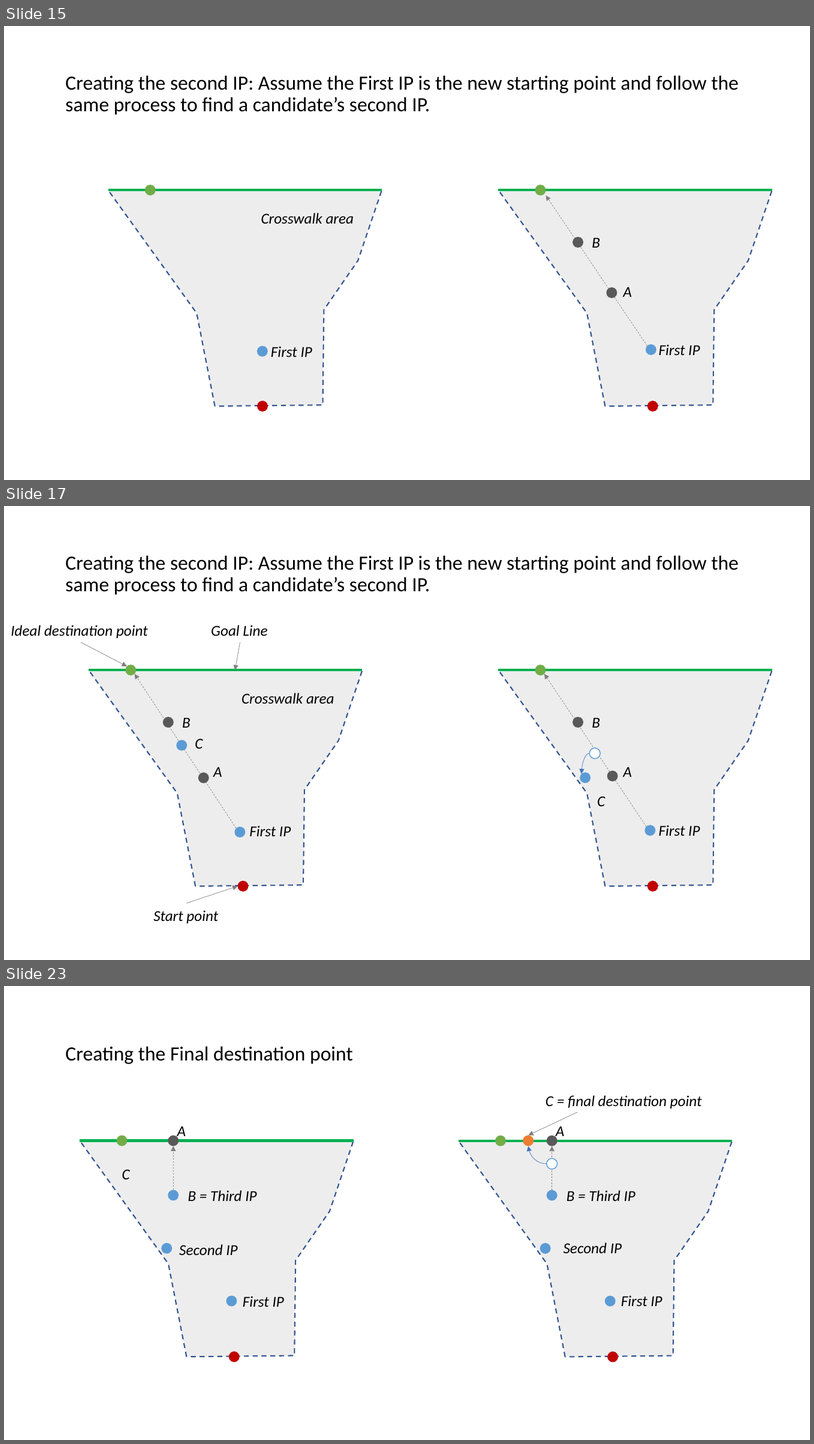
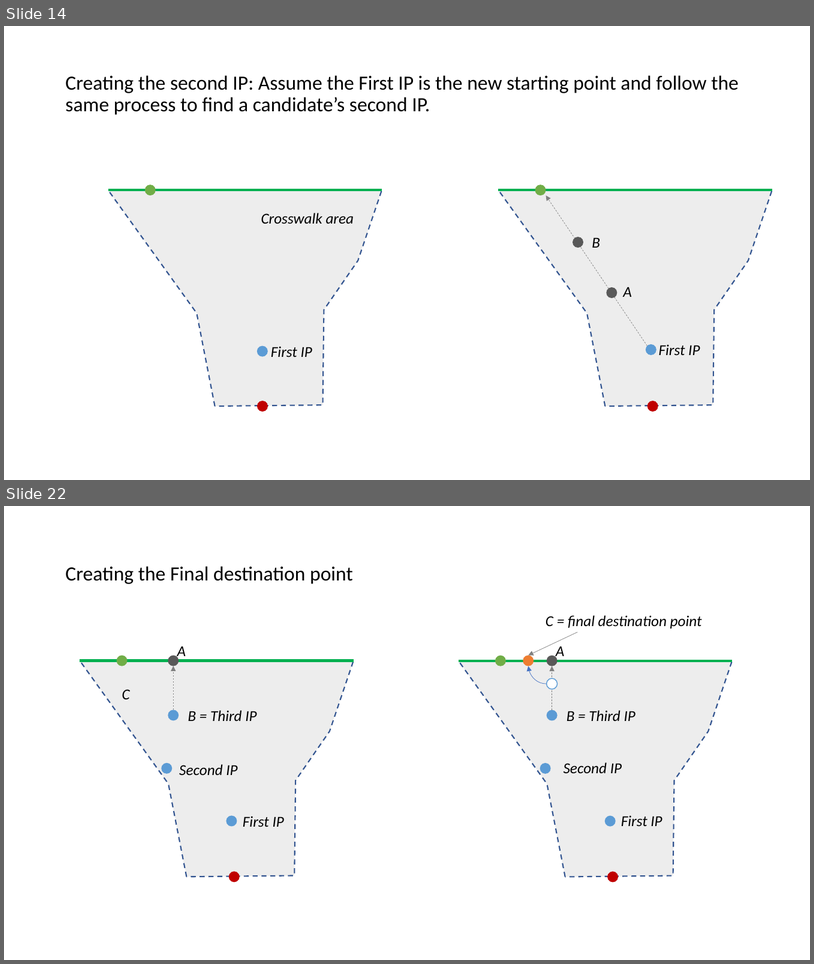
Before and after one commit to adhocmaster/carla-jaywalker-experiments, a slide deck: docs/Soft-Trajectory-Generation.pptx. Shown one above the other, each under a label of ours: slides 15, 17 and 23 before the commit, slides 14 and 22 after it; the slides between them are not shown. The pictures are 814x1444 and 814x964 pixels, drawn with LibreOffice and Linux fonts; fonts in the diff are those of the drawing. Boxes give left, top, right and bottom in pixels: in the first picture for what was removed or moved away, otherwise in the second. Text is boxed around its words. In the diff, an @@ line names an element or a change of style, - is before the commit and + after.

Commit message:
more docs on crosswalk modeling

```diff
--- a/docs/Soft-Trajectory-Generation.pptx
+++ b/docs/Soft-Trajectory-Generation.pptx
@@ slide 17 removed at (x1=4, y1=506, x2=810, y2=960), background #FFFFFF @@
@@ title removed at (x1=65, y1=555, x2=739, y2=595) @@
-Creating the second IP: Assume the First IP is the new starting point and follow the same process to find a candidate’s second IP.
@@ arrow removed from (236, 828) to (135, 673) @@
@@ arrow removed from (647, 826) to (545, 673) @@
@@ ellipse removed at (x1=163, y1=717, x2=174, y2=727) @@
@@ text removed at (x1=182, y1=717, x2=191, y2=727) @@
-B
@@ ellipse removed at (x1=573, y1=717, x2=584, y2=727) @@
@@ text removed at (x1=592, y1=717, x2=600, y2=727) @@
-B
@@ ellipse removed at (x1=176, y1=739, x2=188, y2=750) @@
@@ text removed at (x1=195, y1=738, x2=203, y2=748) @@
-C
@@ curved arrow removed from (590, 753) to (582, 774) @@
@@ ellipse removed at (x1=590, y1=748, x2=600, y2=759) @@
@@ ellipse removed at (x1=198, y1=772, x2=209, y2=783) @@
@@ text removed at (x1=213, y1=766, x2=222, y2=777) @@
-A
@@ ellipse removed at (x1=581, y1=772, x2=591, y2=783) @@
@@ ellipse removed at (x1=608, y1=771, x2=618, y2=781) @@
@@ text removed at (x1=623, y1=766, x2=632, y2=777) @@
-A
@@ text removed at (x1=597, y1=796, x2=605, y2=806) @@
-C
@@ group removed at (x1=11, y1=625, x2=363, y2=923): 5 texts, 3 ellipses, 3 arrows, 1 freeform shape, 1 line @@
-Start point
-Crosswalk area
-Goal Line
-Ideal destination point
-First IP
@@ group removed at (x1=499, y1=664, x2=773, y2=891): 3 ellipses, 1 freeform shape, 1 line, 1 text @@
-First IP
@@ what was slide 15 is now slide 14 @@
@@ what was slide 23 is now slide 22 @@
```
Also in this commit, not shown: 16 slides changed, 2 slides added, 2 other slides removed, 11 other files.
